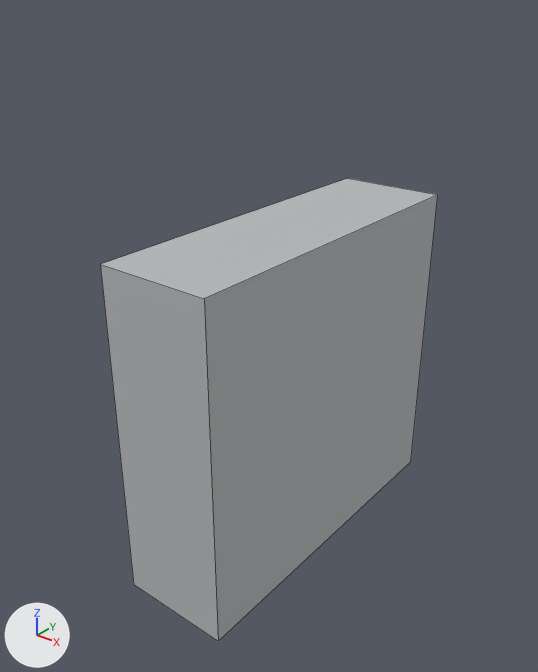
Renders of the OBJ model assets/models/equipment/cobretty_er1_reactor/LOD2/er1_fuel_feed.obj from each side of a commit.
The view is the same before and after, from a camera (50 mm lens) standing at (-0.594, -0.663, 0.479) and looking at (-1.103, -0.026, 0.084). Arrows for +X, +Y and +Z are at lower left; the lights stay in place. The picture after the commit comes second. Mesh edges are drawn as thin lines. Where no turn or scale is listed for an object, it has been applied to the vertices. Vertices at exactly the same position are counted once.

The first picture shows 'er1_fuel_feed'.
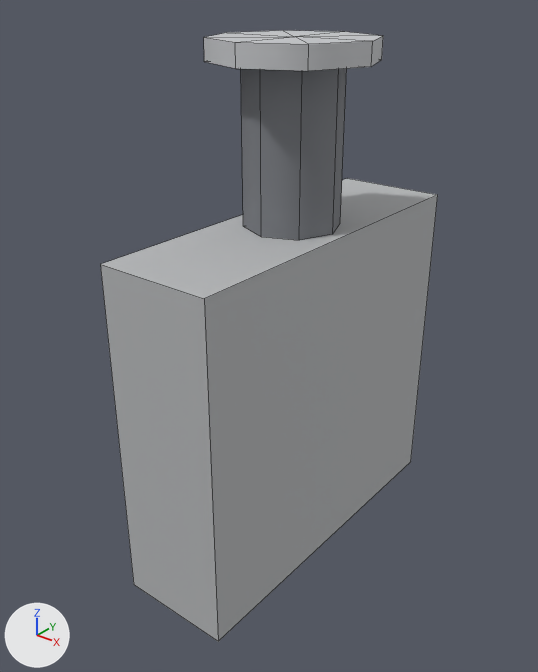
Pixel boxes [x1, y1, x2, y2] of what changed, in the pictures (538 x 672 px):
'er1_fuel_feed', reshaped (32% taller): before [100, 178, 438, 641]; after [100, 30, 438, 641]
part 1 of me_er1_fuel_feed, added: after [204, 30, 383, 240]

The change, as a list of edits to the scene's bpy script:
```text
Add mat_eq_metal_band:
    mat_eq_metal_band = principled_material('eq_metal_band')
    mat_eq_metal_band.base_color = (0.2, 0.21, 0.23)  # grey #7c7e84
    mat_eq_metal_band.roughness = 0.717
Add mat_eq_steel:
    mat_eq_steel = principled_material('eq_steel')
    mat_eq_steel.base_color = (0.58, 0.59, 0.61)  # light grey #c8cacd
    mat_eq_steel.roughness = 0.654
Change me_er1_fuel_feed:
    used by ob_er1_fuel_feed; location = (0.0, 0.0, 0.0)
    remove me_er1_fuel_feed.from_pydata(...)  # 8 vertices, 6 faces; spans x -1.161..-1.02, y -0.222..0.222, z -0.201..0.22
    add me_er1_fuel_feed.from_pydata(...)  # 43 vertices, 54 faces; spans x -1.184..-0.997, y -0.222..0.222, z -0.201..0.421
    me_er1_fuel_feed part 1: a new loose piece of 35 vertices spanning x -1.184..-0.997, y -0.094..0.094, z 0.22..0.421
    add me_er1_fuel_feed.materials.append(mat_eq_metal_band)  # grey #7c7e84
    add me_er1_fuel_feed.materials.append(mat_eq_steel)  # light grey #c8cacd
```
